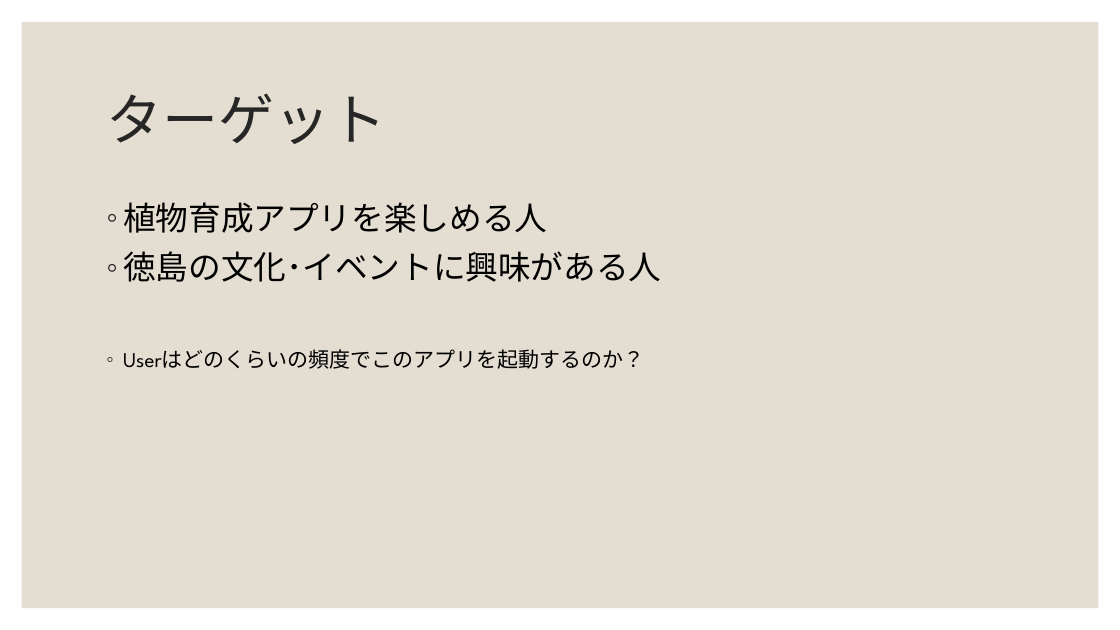
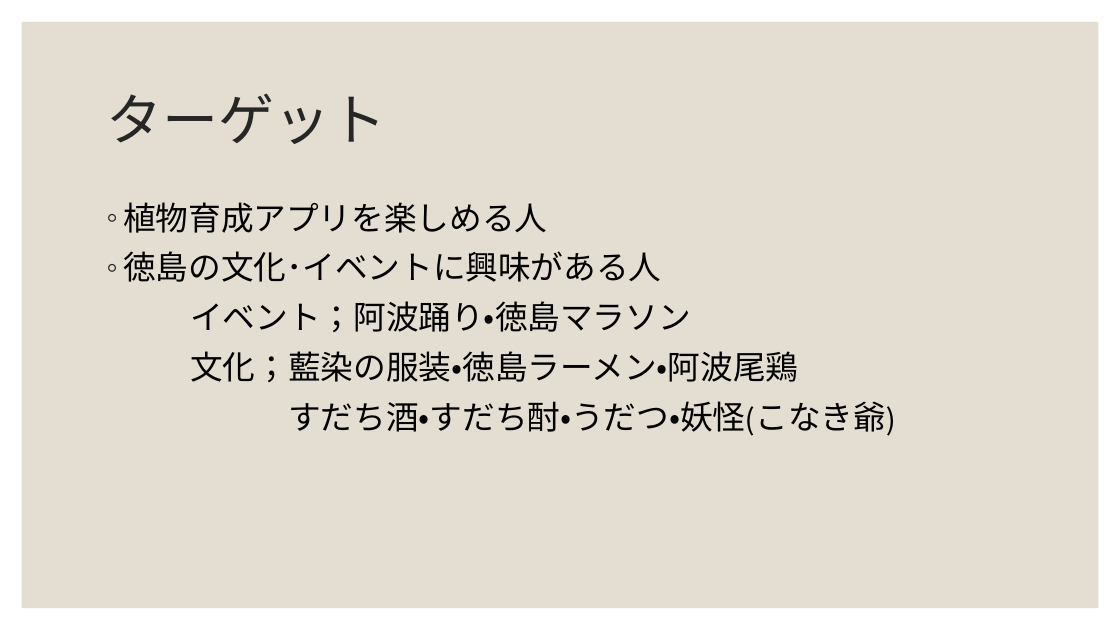
Before and after one commit to OrenBigMuff/Specification, a slide deck: slide 3 of すだちの木(仮)/すだちの木(仮).pptx. Drawn at 1120x630 pixels with LibreOffice and Linux fonts; fonts in the diff are those of the drawing. Boxes give left, top, right and bottom in pixels: in the first picture for what was removed or moved away, otherwise in the second. Text is boxed around its words. In the diff, an @@ line names an element or a change of style, - is before the commit and + after.

Commit message:
すだちを若干更新・進捗表を更新

```diff
--- a/すだちの木(仮)/すだちの木(仮).pptx
+++ b/すだちの木(仮)/すだちの木(仮).pptx
@@ text at (190, 301, 896, 436): text changed; size 18 to 28 pt @@
-◦ Userはどのくらいの頻度でこのアプリを起動するのか？
+イベント；阿波踊り・徳島マラソン
+文化；藍染の服装・徳島ラーメン・阿波尾鶏
+すだち酒・すだち酎・うだつ・妖怪(こなき爺)
```
Also in this commit, not shown: 2 other files.
